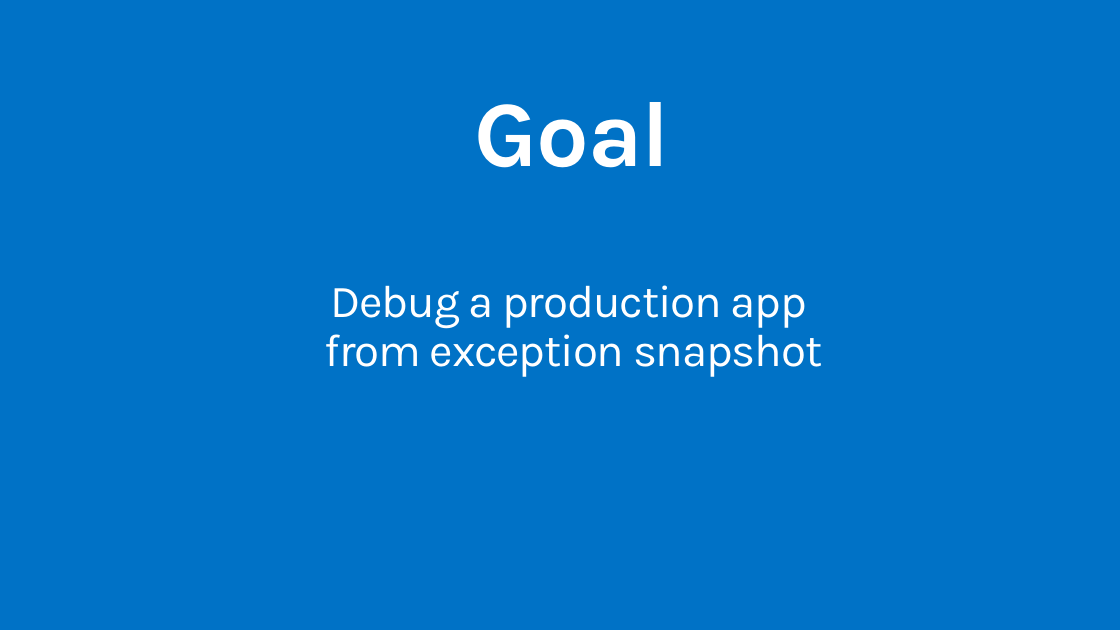
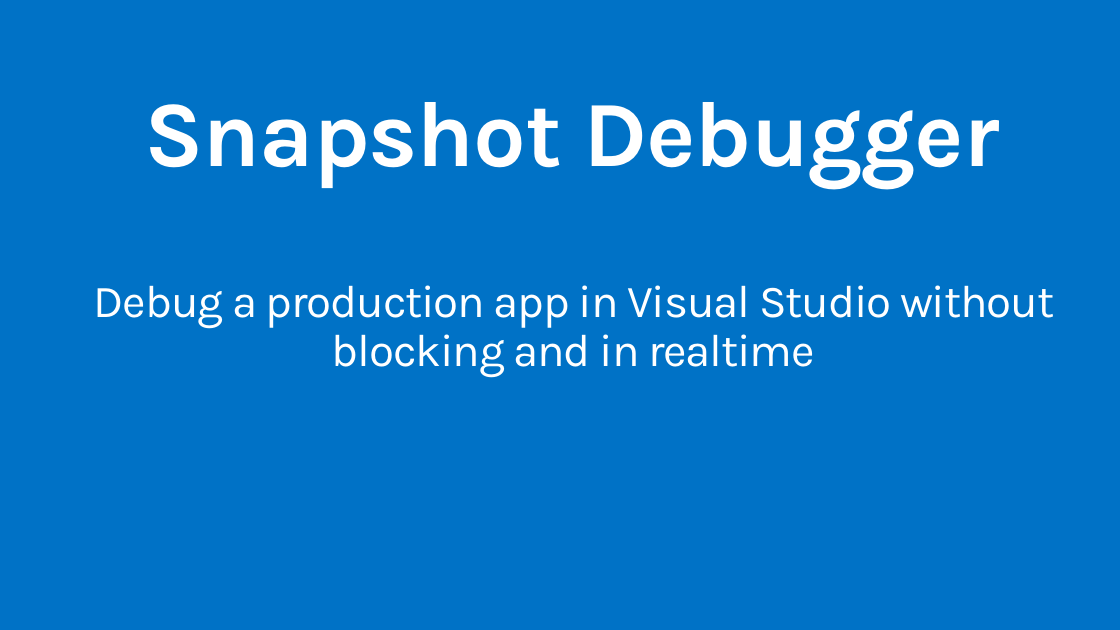
Before and after one commit to MSDEVMTL/GlobalAzureBootcamp2018, a slide deck: slide 6 of Step7/Step7-AppInsights2.pptx (slide 2 before the commit). Drawn at 1120x630 pixels with LibreOffice and Linux fonts; fonts in the diff are those of the drawing; background and template pictures are left out. Boxes give left, top, right and bottom in pixels: in the first picture for what was removed or moved away, otherwise in the second. Text is boxed around its words. In the diff, an @@ line names an element or a change of style, - is before the commit and + after.

Commit message:
fix typo and finish of slides

```diff
--- a/Step7/Step7-AppInsights2.pptx
+++ b/Step7/Step7-AppInsights2.pptx
@@ title at (x1=144, y1=102, x2=1000, y2=188): text changed @@
-Goal
+Snapshot Debugger
@@ text at (x1=94, y1=285, x2=1054, y2=378): text changed @@
-Debug a production app
-from exception snapshot
+Debug a production app in Visual Studio without blocking and in realtime
```
Also in this commit, not shown: 2 other slides changed, 5 slides added, 1 other file.
